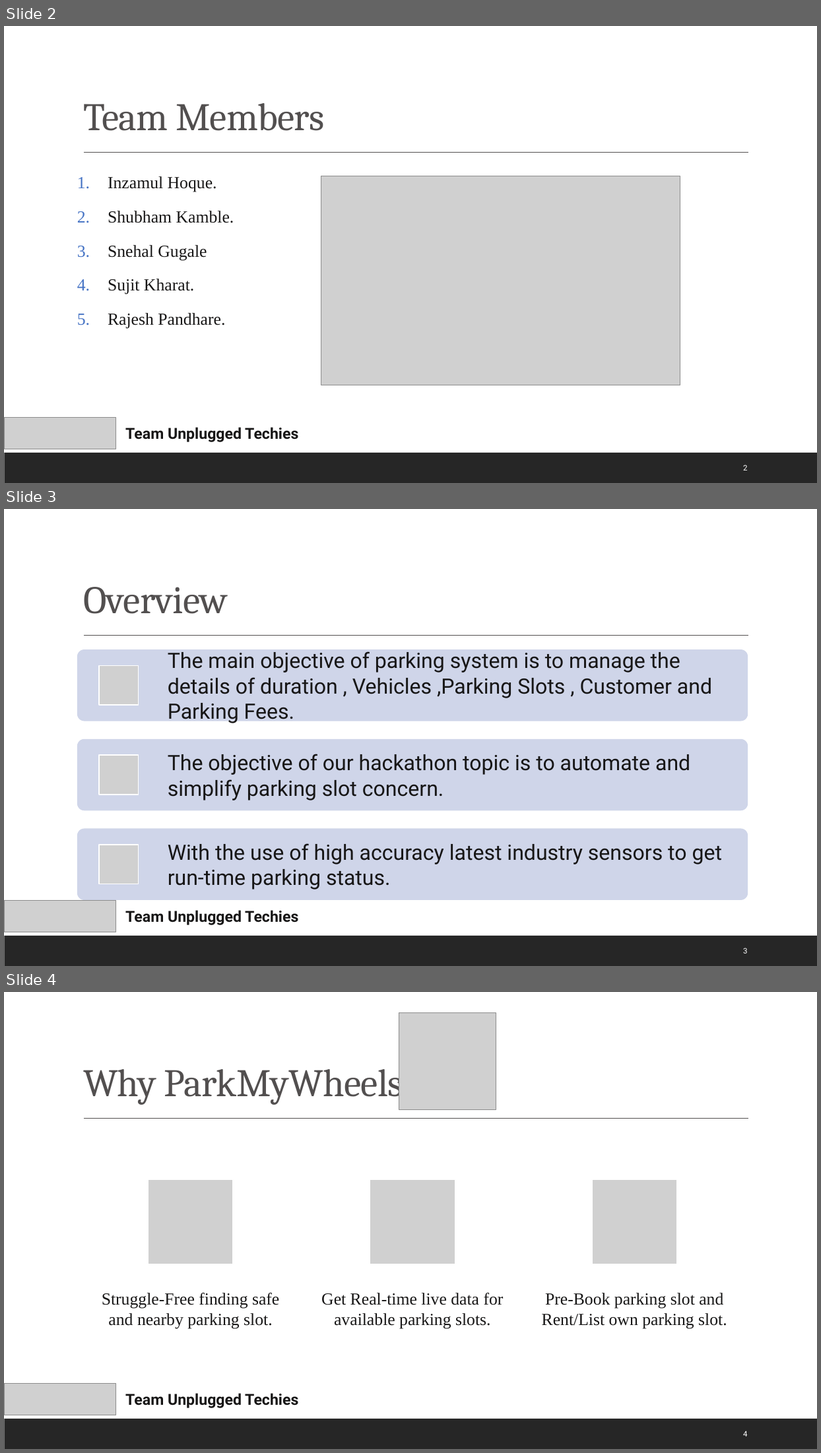
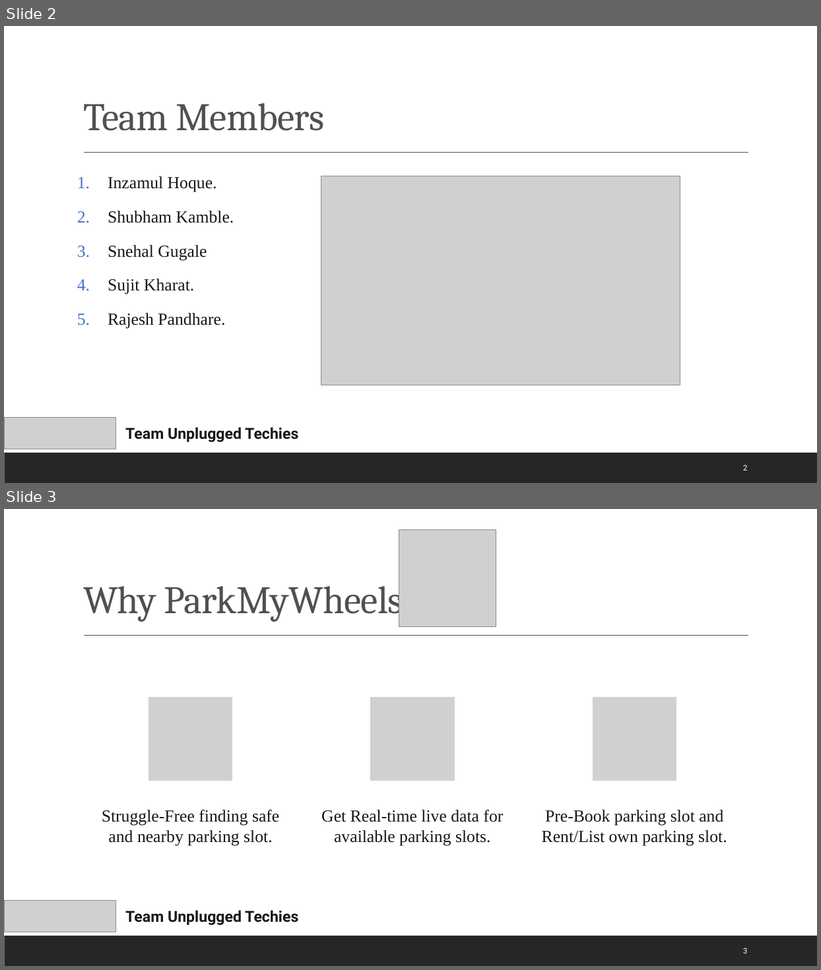
Before and after one commit to rajeshkanaka/parkurwheels, a slide deck: ParkUrWheels PPT.pptx. Shown one above the other, each under a label of ours: slides 2, 3 and 4 before the commit, slides 2 and 3 after it. The pictures are 821x1453 and 821x970 pixels, drawn with LibreOffice and Linux fonts; fonts in the diff are those of the drawing; grey boxes stand for pictures. Boxes give left, top, right and bottom in pixels: in the first picture for what was removed or moved away, otherwise in the second. Text is boxed around its words. In the diff, an @@ line names an element or a change of style, - is before the commit and + after.

```diff
--- a/ParkUrWheels PPT.pptx
+++ b/ParkUrWheels PPT.pptx
@@ slide 3 removed at <box>4,509,817,966</box>, background #FFFFFF; not listed: 2 template elements that a slide beside it also shows @@
@@ title removed at <box>83,587,228,614</box> @@
-Overview
@@ group removed at <box>77,649,748,900</box>: 3 rounded rectangles, 3 pictures, 3 texts @@
-The main objective of parking system is to manage the details of duration , Vehicles ,Parking Slots , Customer and Parking Fees.
-The objective of our hackathon topic is to automate and simplify parking slot concern.
-With the use of high accuracy latest industry sensors to get run-time parking status.
@@ picture removed at <box>4,900,116,932</box> @@
@@ text removed at <box>125,910,298,925</box> @@
-Team Unplugged Techies
@@ page number removed at <box>743,948,748,954</box> @@
-3
@@ what was slide 4 is now slide 3 @@
@@ page number at <box>743,948,748,954</box>: text changed @@
-4
+3
```
Also in this commit, not shown: 1 slide changed, 1 slide added, 1 other slide removed.
